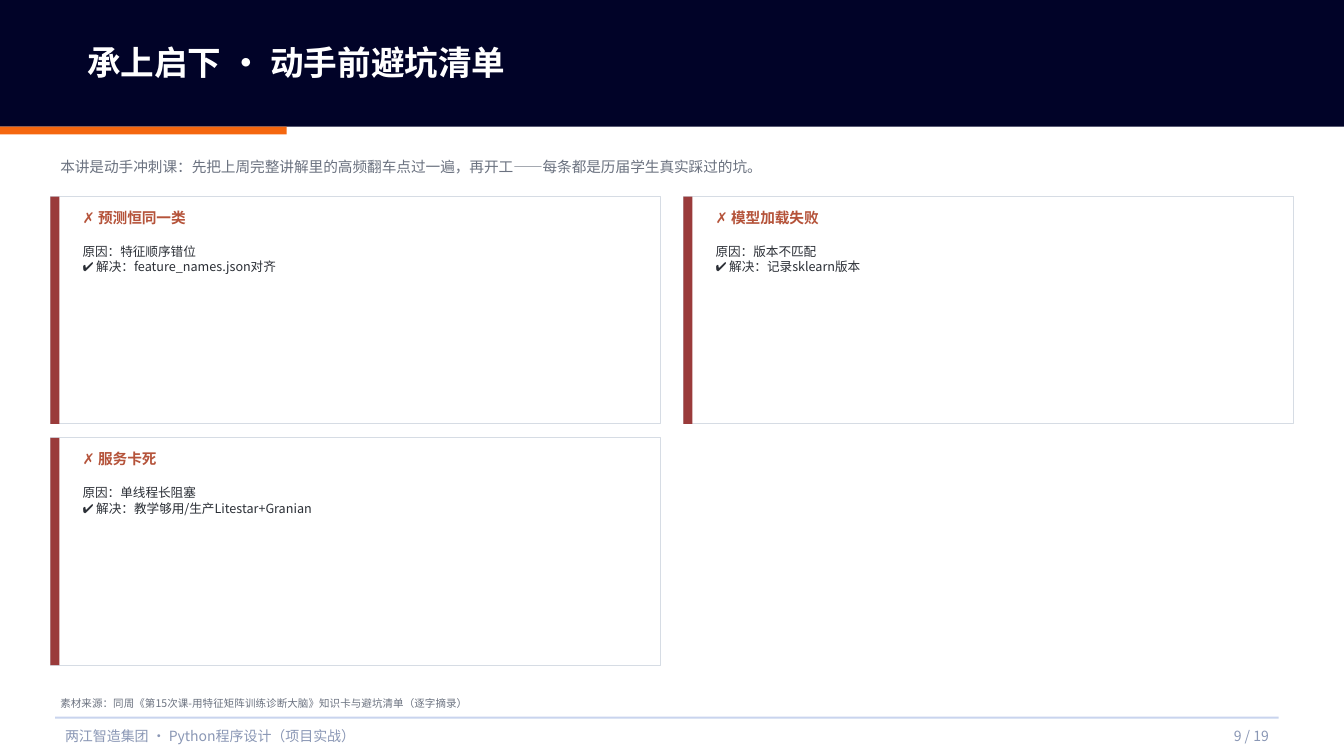
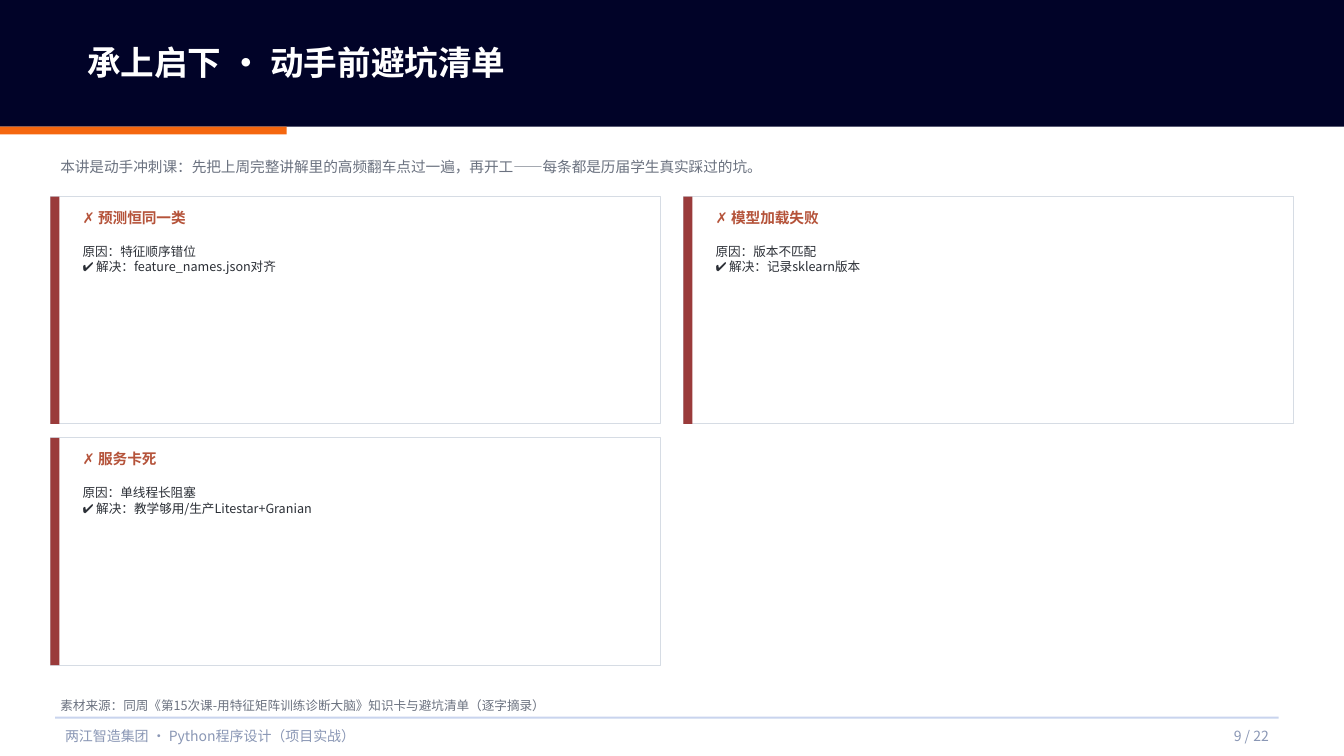
Before and after one commit to tianqiongenze/ai-course-teaching-resources, a slide deck: slide 9 of 03-Python程序设计-项目实战/V2授课PPT/W08-第16次课-把模型部署到产线边缘.pptx. Drawn at 1344x756 pixels with LibreOffice and Linux fonts; fonts in the diff are those of the drawing. Boxes give left, top, right and bottom in pixels: in the first picture for what was removed or moved away, otherwise in the second. Text is boxed around its words. In the diff, an @@ line names an element or a change of style, - is before the commit and + after.

Commit message:
feat(101): 100号报告P1/P2/P3优化方案全量执行
- P1-1: 32个精简deck注入知识速览卡+下次课预告(+64页, 逐字摘自同周完整deck)
- P1-2: 01课8个deck补重难点导航(+16页)
- P1-3: 9个高负荷页拆分(动态切点v2, 档位完整性断言0异常)
- P2: 正文<9pt升9pt(663 run, 0回退) + 冗余后缀裁剪
- P3: gate101五道门禁上线(语法/重症溢出/高负荷/乱码/check99), 终态全绿

```diff
--- a/03-Python程序设计-项目实战/V2授课PPT/W08-第16次课-把模型部署到产线边缘.pptx
+++ b/03-Python程序设计-项目实战/V2授课PPT/W08-第16次课-把模型部署到产线边缘.pptx
@@ text "素材来源：同周《第15次课-用特征矩阵训练诊断大脑》知识卡与避坑清单（逐字摘录）" at bbox=[60, 699, 545, 711]: size 7.5 to 9 pt @@
@@ text at bbox=[1234, 730, 1269, 741]: text changed @@
-9 / 19
+9 / 22
```
Also in this commit, not shown: 12 other slides changed, 3 slides added, 48 other files.
